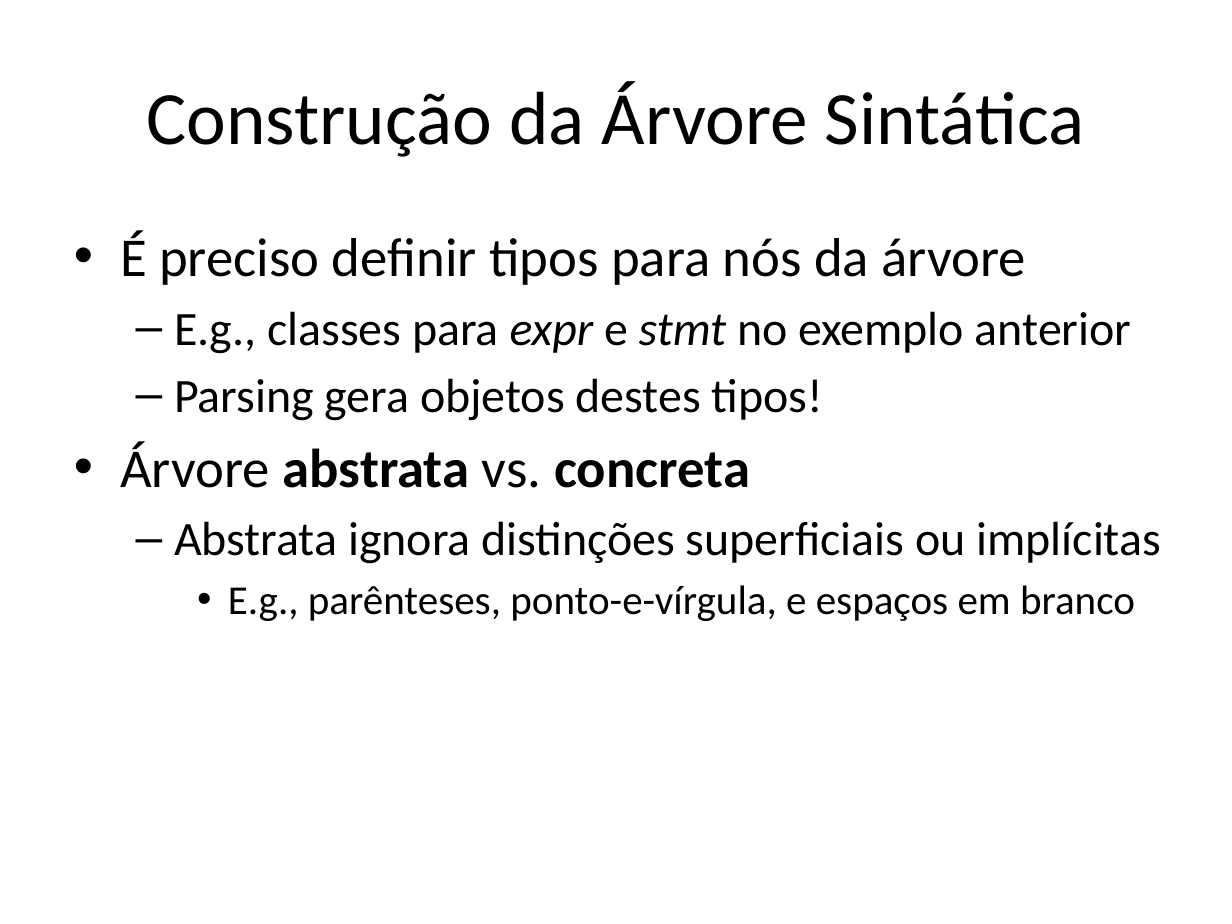
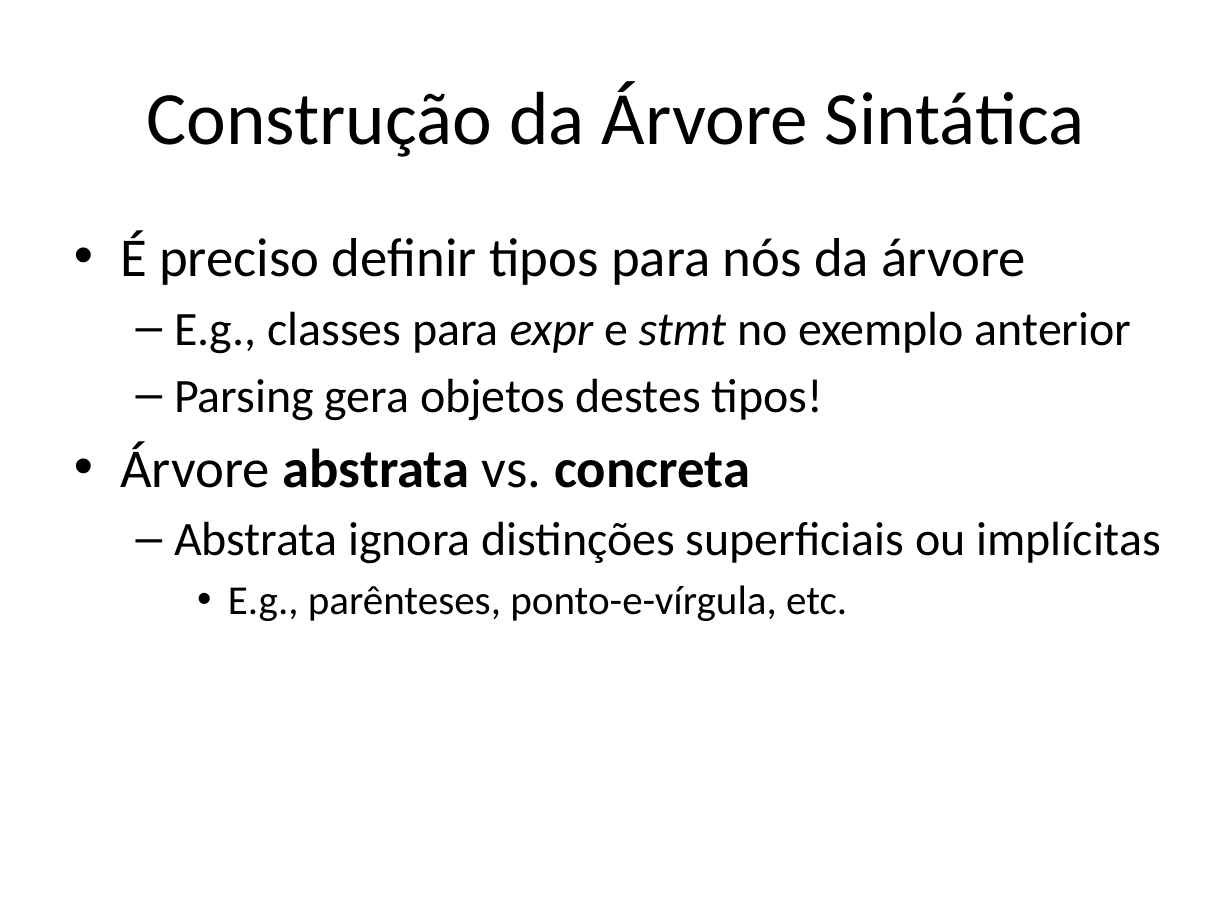
Before and after one commit to damorim/compilers-cin, a slide deck: slide 53 of slides-aulas/conceitos-basicos.pptx. Drawn at 1232x924 pixels with LibreOffice and Linux fonts; fonts in the diff are those of the drawing. Boxes give left, top, right and bottom in pixels: in the first picture for what was removed or moved away, otherwise in the second. Text is boxed around its words. In the diff, an @@ line names an element or a change of style, - is before the commit and + after.

```diff
--- a/slides-aulas/conceitos-basicos.pptx
+++ b/slides-aulas/conceitos-basicos.pptx
@@ text at <box>228,585,847,621</box>: text changed @@
-    • E.g., parênteses, ponto-e-vírgula, e espaços em branco
+    • E.g., parênteses, ponto-e-vírgula, etc.
```
Also in this commit, not shown: 5 other slides changed, 2 slides added.
